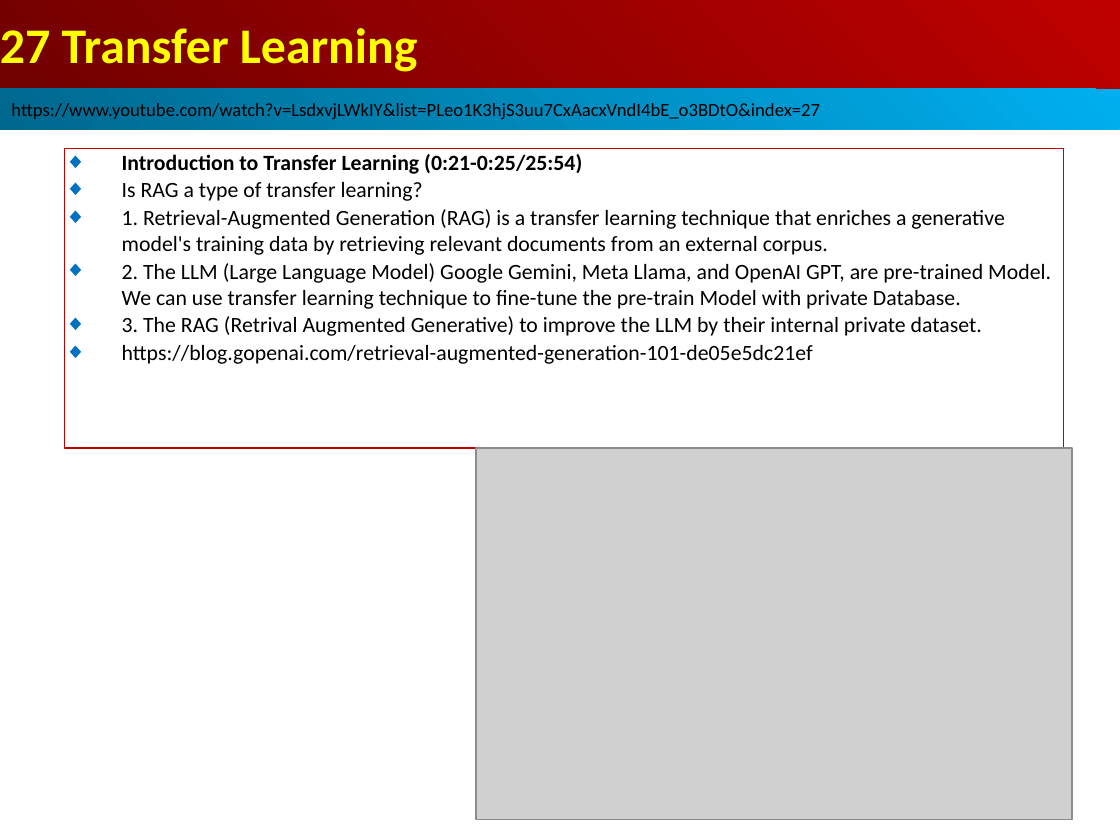
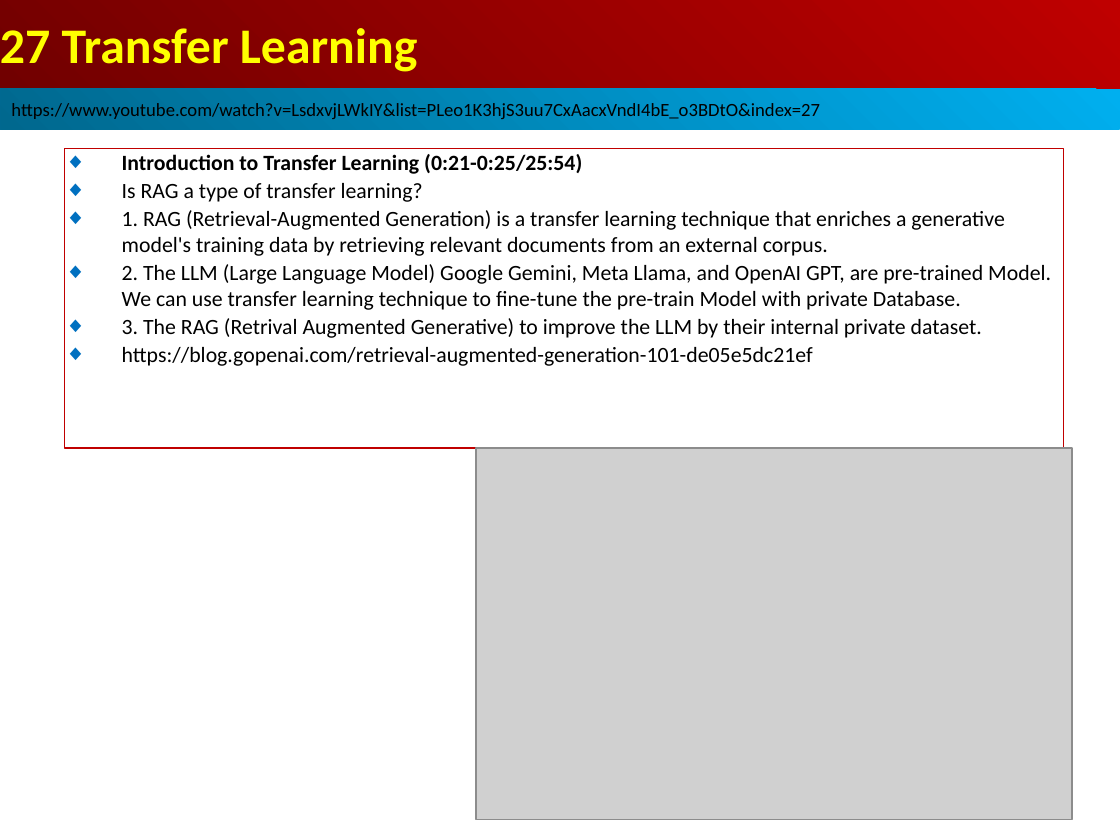
Before and after one commit to peterhchen/AIU_CS512_DL, a slide deck: slide 6 of 000_Lecture_Project/week14/01_Lecture/27.01_04_TL_TF_Hub_Intro.ppt. Drawn at 1120x840 pixels with LibreOffice and Linux fonts; fonts in the diff are those of the drawing; grey boxes stand for pictures. Boxes give left, top, right and bottom in pixels: in the first picture for what was removed or moved away, otherwise in the second. Text is boxed around its words. In the diff, an @@ line names an element or a change of style, - is before the commit and + after.

```diff
--- a/000_Lecture_Project/week14/01_Lecture/27.01_04_TL_TF_Hub_Intro.ppt
+++ b/000_Lecture_Project/week14/01_Lecture/27.01_04_TL_TF_Hub_Intro.ppt
@@ text in rectangle at <box>122,210,1004,256</box>: text changed @@
-◆ 1. Retrieval-Augmented Generation (RAG) is a transfer learning technique that enriches a generative model's training data by retrieving relevant documents from an external corpus.
+◆ 1. RAG (Retrieval-Augmented Generation) is a transfer learning technique that enriches a generative model's training data by retrieving relevant documents from an external corpus.
```
Also in this commit, not shown: 6 other slides changed.
